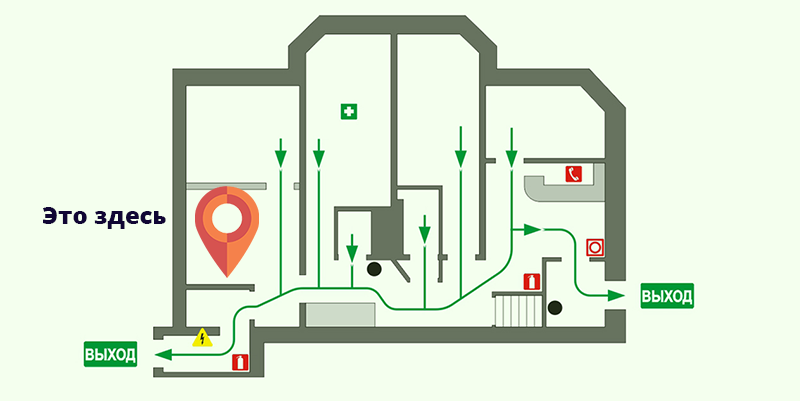
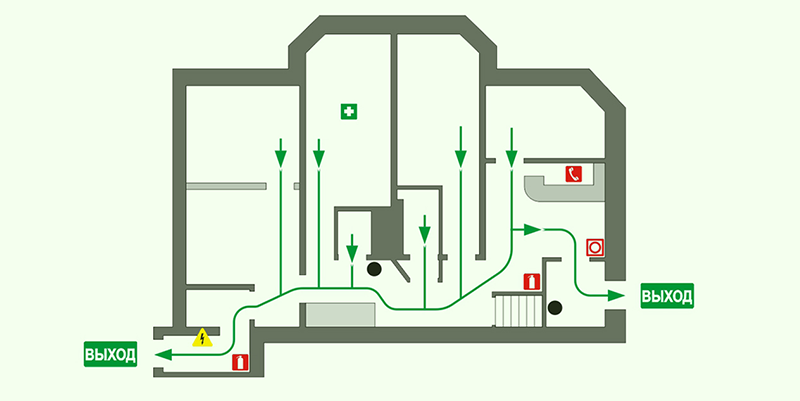
Layer changes from the first 800×401 image to the second:
hid "Это здесь" over [left=43, top=207, right=166, bottom=229]
hid "icon_how_to_get" over [left=195, top=186, right=259, bottom=278]
